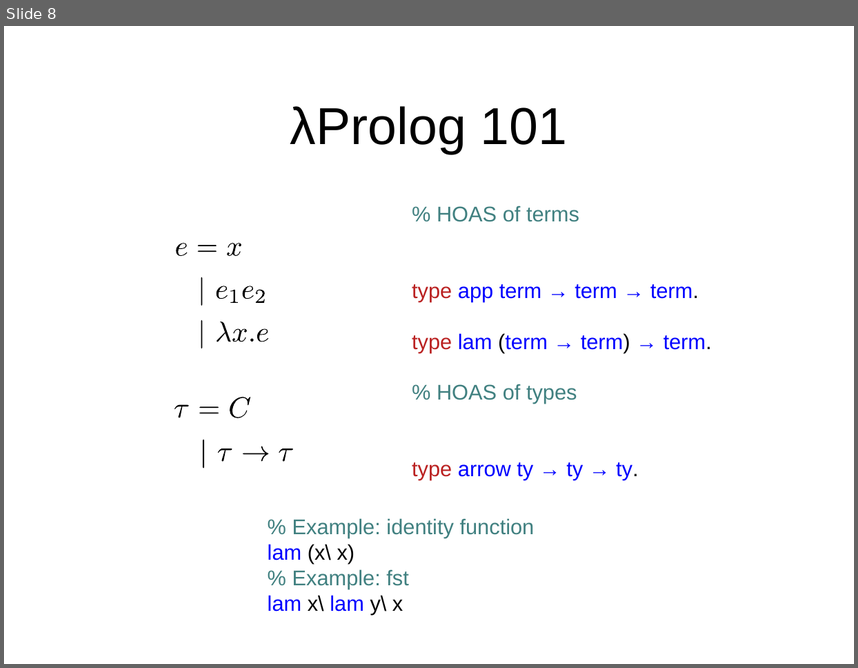
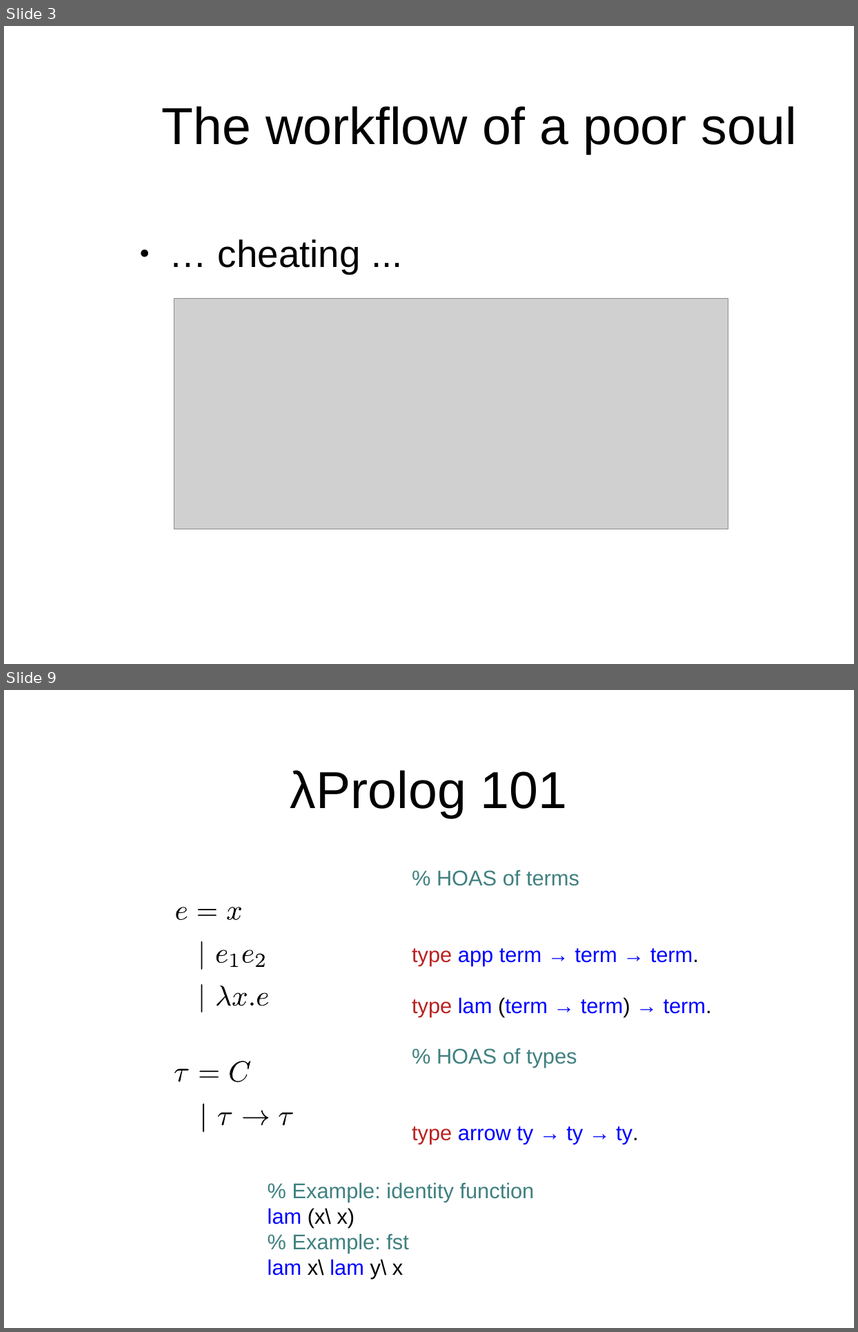
Before and after one commit to gares/demo-nantes-20-12-2023, a slide deck: slides.odp. Shown one above the other, each under a label of ours: slide 8 before the commit, slides 3 and 9 after it; the slides between them are not shown. The pictures are 858x668 and 858x1332 pixels, drawn with LibreOffice and Linux fonts; fonts in the diff are those of the drawing; grey boxes stand for pictures; background and template pictures are left out. Boxes give left, top, right and bottom in pixels: in the first picture for what was removed or moved away, otherwise in the second. Text is boxed around its words. In the diff, an @@ line names an element or a change of style, - is before the commit and + after.

```diff
--- a/slides.odp
+++ b/slides.odp
@@ slide 3 added at box(4, 26, 854, 664), background #FFFFFF @@
@@ title added at box(162, 106, 797, 154), 44 pt, text #000000 @@
+The workflow of a poor soul
@@ text added at box(218, 239, 361, 274), 32 pt, text #000000 @@
+● … cheating ...
@@ picture added at box(174, 298, 728, 528) @@
@@ what was slide 8 is now slide 9 @@
```
Also in this commit, not shown: 6 slides changed, 11 other slides added, 15 slides removed, 1 other file.
